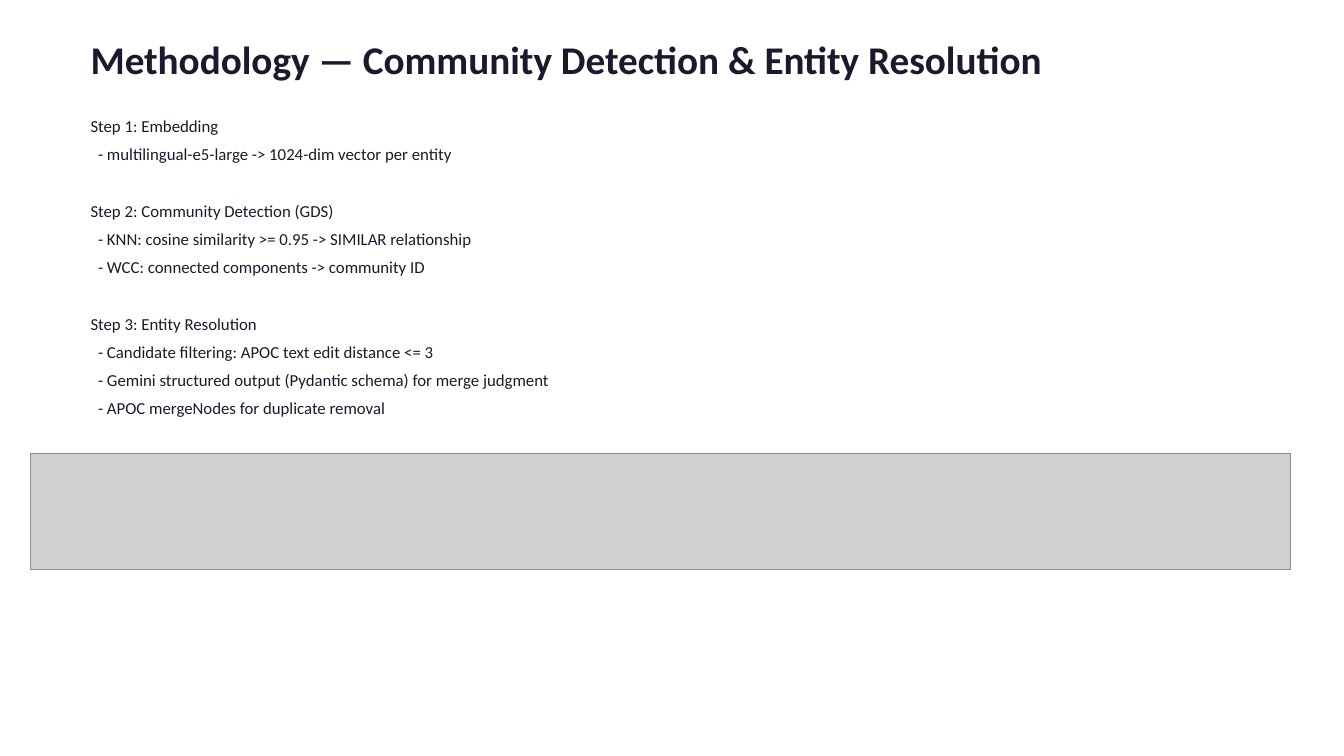
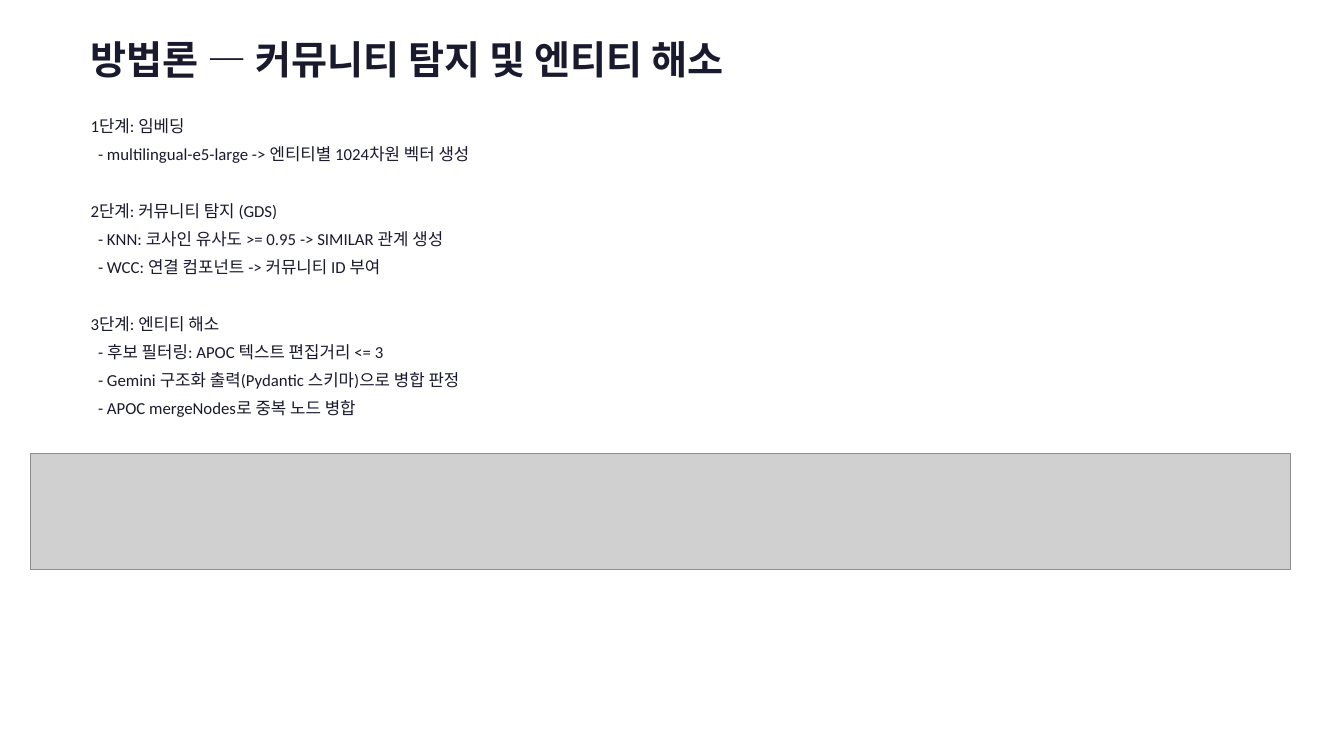
Before and after one commit to dddpower/euaikg, a slide deck: slide 4 of docs/euAIKG_technical.pptx. Drawn at 1344x756 pixels with LibreOffice and Linux fonts; fonts in the diff are those of the drawing; grey boxes stand for pictures. Boxes give left, top, right and bottom in pixels: in the first picture for what was removed or moved away, otherwise in the second. Text is boxed around its words. In the diff, an @@ line names an element or a change of style, - is before the commit and + after.

```diff
--- a/docs/euAIKG_technical.pptx
+++ b/docs/euAIKG_technical.pptx
@@ text at bbox=[91, 41, 723, 78]: text changed @@
-Methodology — Community Detection & Entity Resolution
+방법론 — 커뮤니티 탐지 및 엔티티 해소
@@ text at bbox=[91, 118, 470, 417]: text changed @@
-Step 1: Embedding
-- multilingual-e5-large -> 1024-dim vector per entity
-Step 2: Community Detection (GDS)
-- KNN: cosine similarity >= 0.95 -> SIMILAR relationship
-- WCC: connected components -> community ID
-Step 3: Entity Resolution
-- Candidate filtering: APOC text edit distance <= 3
-- Gemini structured output (Pydantic schema) for merge judgment
-- APOC mergeNodes for duplicate removal
+1단계: 임베딩
+- multilingual-e5-large -> 엔티티별 1024차원 벡터 생성
+2단계: 커뮤니티 탐지 (GDS)
+- KNN: 코사인 유사도 >= 0.95 -> SIMILAR 관계 생성
+- WCC: 연결 컴포넌트 -> 커뮤니티 ID 부여
+3단계: 엔티티 해소
+- 후보 필터링: APOC 텍스트 편집거리 <= 3
+- Gemini 구조화 출력(Pydantic 스키마)으로 병합 판정
+- APOC mergeNodes로 중복 노드 병합
```
Also in this commit, not shown: 1 other slide changed, 4 slides added, 4 slides removed, 1 other file.
